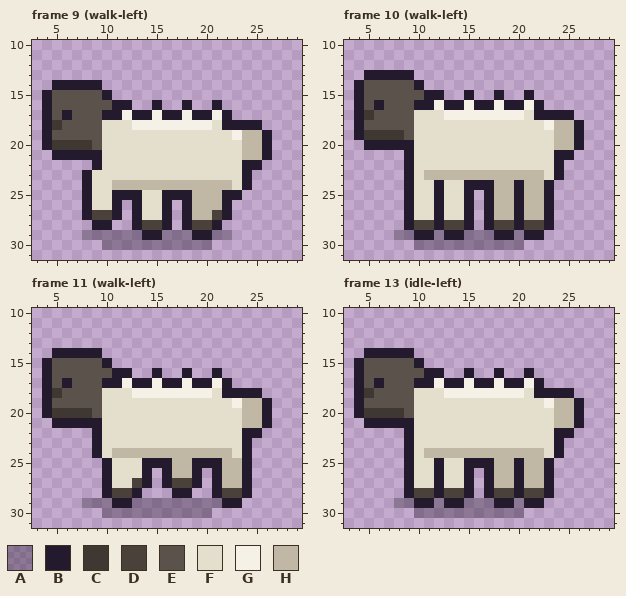
Two states of a pixel-art file, assets/aseprite/actor_sheep.aseprite. The picture above was drawn from the file before the commit.
32x32 pixels, 32 frames. Shown: frame 9 (walk-left): x 3..29, y 10..31; frame 10 (walk-left): x 3..29, y 10..31; frame 11 (walk-left): x 3..29, y 10..31; frame 13 (idle-left): x 3..29, y 10..31. The commit also changed other frames, which this record leaves out.
Palette (. is transparent): A #241a2e5a  B #241a2e  C #3e3732  D #4a413a  E #5b524b  F #e4decd  G #f5f1e6  H #c0b8a4
After the commit:
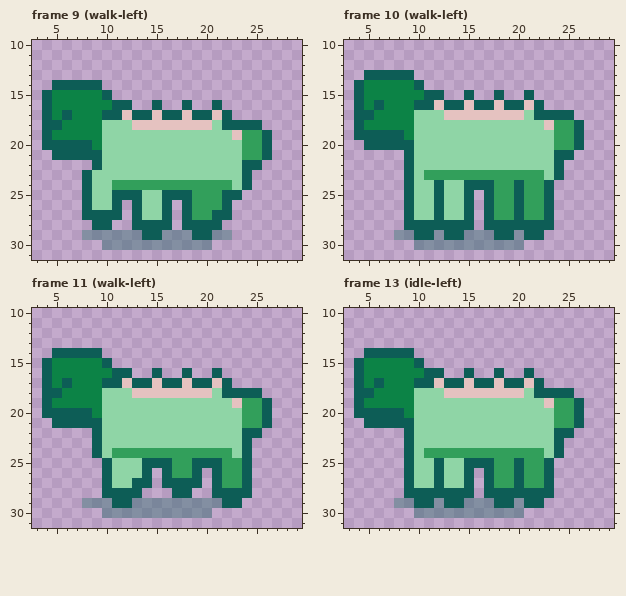
Change:
Colour A changes from #241a2e5a to #0d5d565a.
Colour B changes from #241a2e to #0d5d56.
Colour E changes from #5b524b to #0c8346.
Colour F changes from #e4decd to #8fd5a6.
Colour G changes from #f5f1e6 to #e5c2c0.
Colour H changes from #c0b8a4 to #329f5b.
Frame 9 (walk-left), layer "actor":
Colour B replaces colour C in row 18 at x 5; in row 20 at x 5 to 8.
Colour B replaces colour D in row 27 at x 9 to 10 and 21; in row 28 at x 14 to 15 and 19 to 20.
Frame 10 (walk-left), layer "actor":
Colour B replaces colour C in row 17 at x 5; in row 19 at x 5 to 8.
Colour B replaces colour D in row 28 at x 10 to 11, 13 to 14, 18 to 19 and 21 to 22.
Frame 11 (walk-left), layer "actor":
Colour B replaces colour C in row 18 at x 5; in row 20 at x 5 to 8.
Colour B replaces colour D in row 27 at x 13 and 17 to 18; in row 28 at x 11 to 12 and 22 to 23.
Frame 13 (idle-left), layer "actor":
Colour B replaces colour C in row 18 at x 5; in row 20 at x 5 to 8.
Colour B replaces colour D in row 28 at x 10 to 11, 13 to 14, 18 to 19 and 21 to 22.
Changed places in both pictures, as pixel boxes (x1, y1, x2, y2):
changed: (42, 80, 272, 250)
changed: (354, 70, 584, 250)
changed: (42, 348, 272, 518)
changed: (354, 348, 584, 518)
